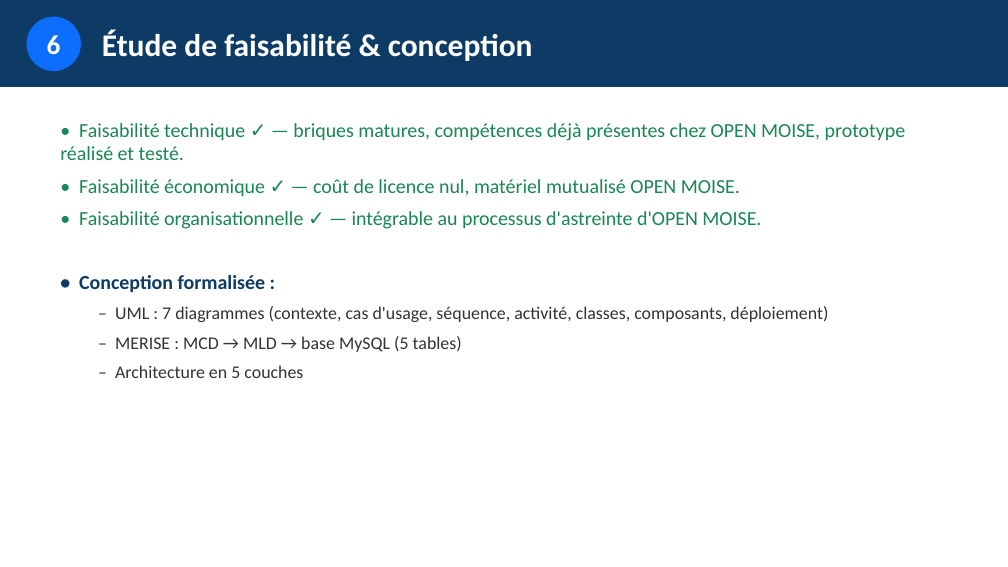
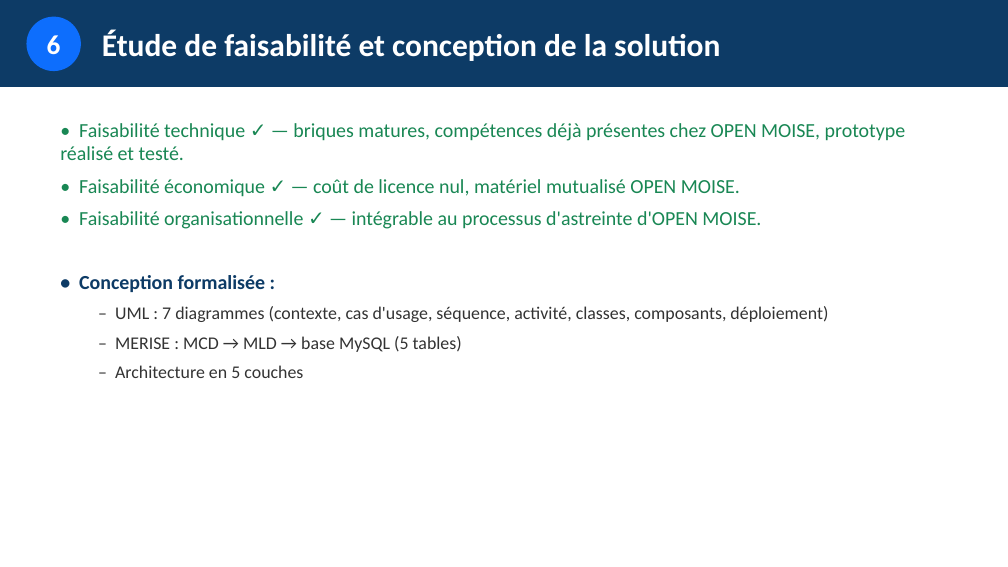
Before and after one commit to esperanceykouassi-bit/Supervision-reseau, a slide deck: slide 12 of soutenance/presentation-projet.pptx. Drawn at 1008x567 pixels with LibreOffice and Linux fonts; fonts in the diff are those of the drawing. Boxes give left, top, right and bottom in pixels: in the first picture for what was removed or moved away, otherwise in the second. Text is boxed around its words. In the diff, an @@ line names an element or a change of style, - is before the commit and + after.

```diff
--- a/soutenance/presentation-projet.pptx
+++ b/soutenance/presentation-projet.pptx
@@ text at [102, 29, 720, 61]: text changed @@
-Étude de faisabilité & conception
+Étude de faisabilité et conception de la solution
```
Also in this commit, not shown: 4 other slides changed, 2 other files.
